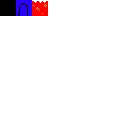
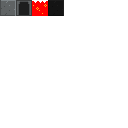
Two versions of the same layered image (128×128). Layer-by-layer changes:
painted on "Background" over box(0, 0, 64, 16)
